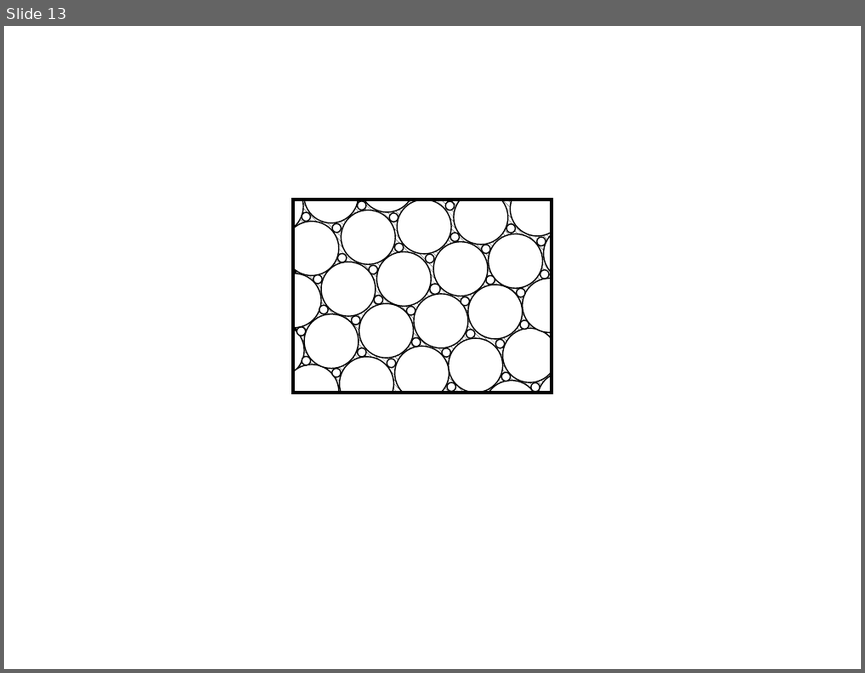
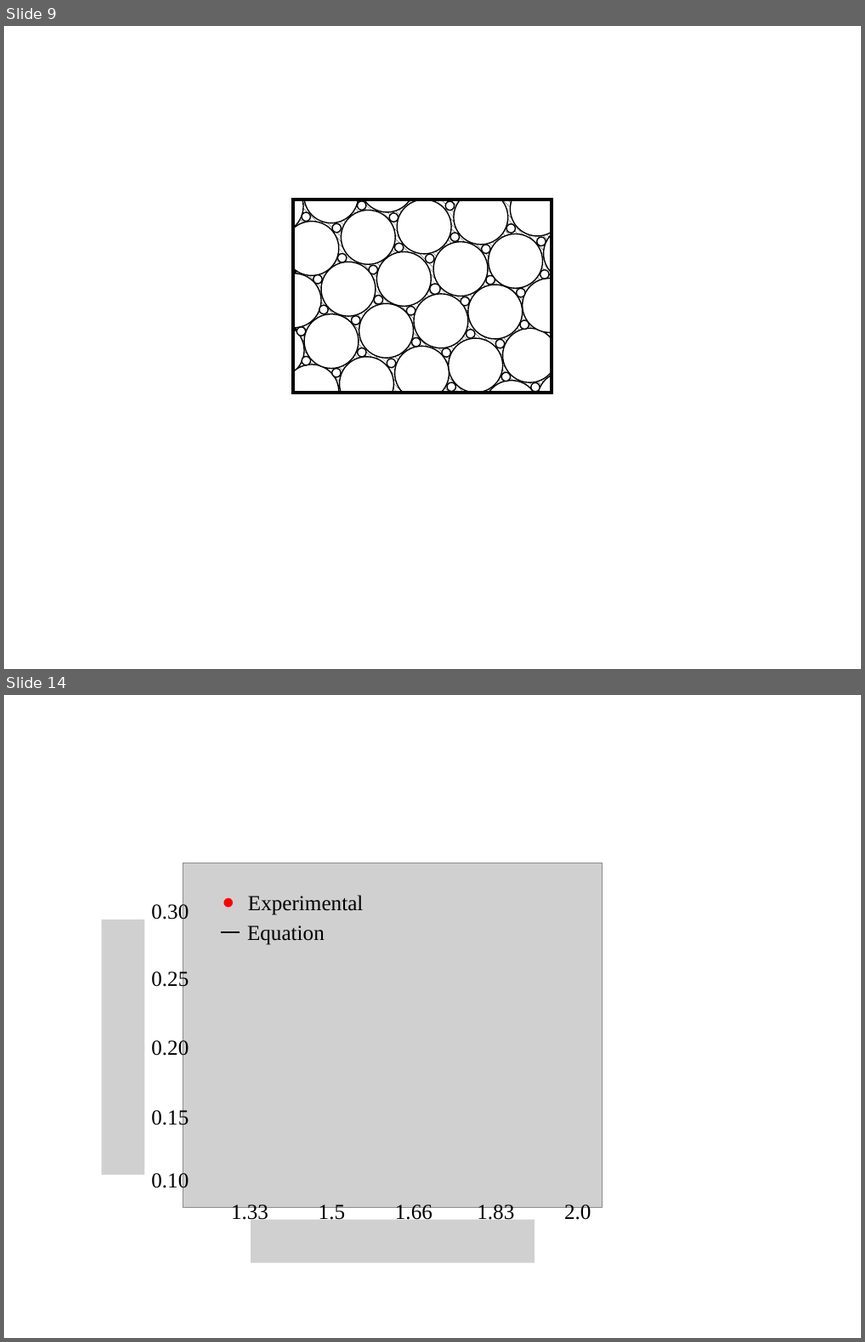
Before and after one commit to lirifuzui/UVPReader, a slide deck: RM_01.pptx. Shown one above the other, each under a label of ours: slide 13 before the commit, slides 9 and 14 after it; the slides between them are not shown. The pictures are 865x673 and 865x1342 pixels, drawn with LibreOffice and Linux fonts; fonts in the diff are those of the drawing; grey boxes stand for pictures. Boxes give left, top, right and bottom in pixels: in the first picture for what was removed or moved away, otherwise in the second. Text is boxed around its words. In the diff, an @@ line names an element or a change of style, - is before the commit and + after.

```diff
--- a/RM_01.pptx
+++ b/RM_01.pptx
@@ slide 14 added at [4,695,861,1338], background #FFFFFF @@
@@ group added at [102,862,602,1262]: 12 texts, 3 pictures, 1 ellipse, 1 line @@
+0.10
+0.15
+0.20
+0.25
+0.30
+1.33
+1.5
+1.66
+1.83
+2.0
+Equation
+Experimental
@@ what was slide 13 is now slide 9 @@
```
Also in this commit, not shown: 3 slides changed, 7 other slides added, 7 slides removed, 10 other files.
